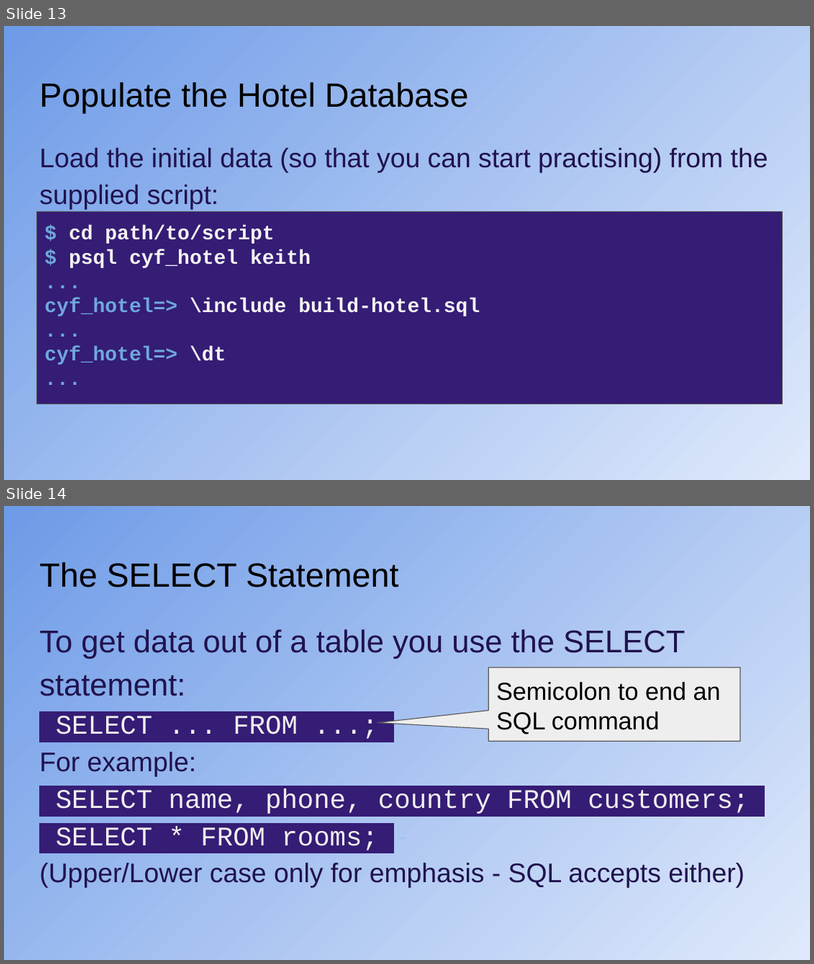
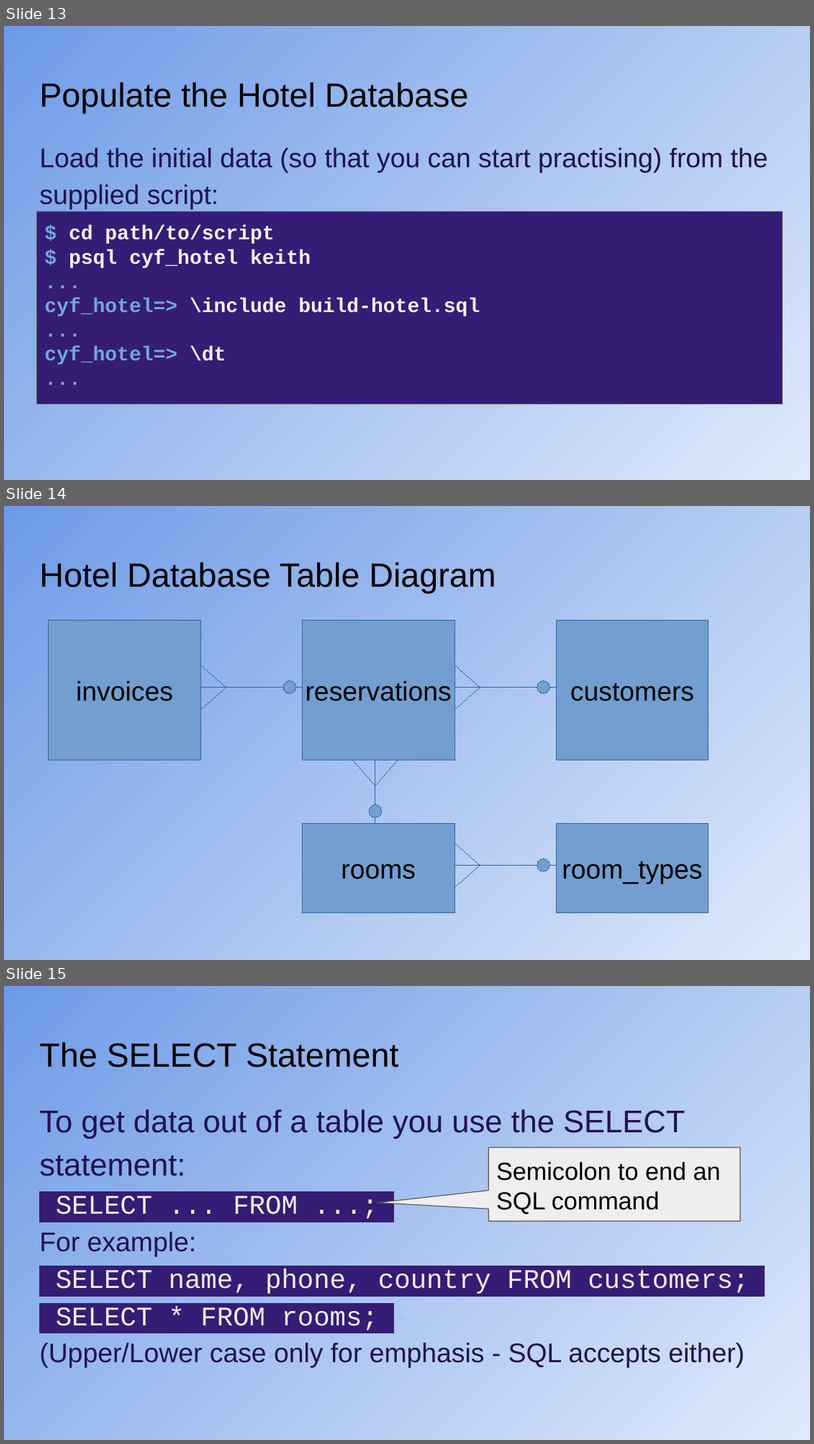
Before and after one commit to CodeYourFuture/syllabus, a slide deck: docs/db/db_b/week-1/CYF_DB_1.odp. Shown one above the other, each under a label of ours: slides 13 and 14 before the commit, slides 13, 14 and 15 after it. The pictures are 814x964 and 814x1444 pixels, drawn with LibreOffice and Linux fonts; fonts in the diff are those of the drawing. Boxes give left, top, right and bottom in pixels: in the first picture for what was removed or moved away, otherwise in the second. Text is boxed around its words. In the diff, an @@ line names an element or a change of style, - is before the commit and + after.

```diff
--- a/docs/db/db_b/week-1/CYF_DB_1.odp
+++ b/docs/db/db_b/week-1/CYF_DB_1.odp
@@ slide 14 added at (x1=4, y1=506, x2=810, y2=960), background gradient #DFE9FB to #6E9BE7 @@
@@ title added at (x1=39, y1=562, x2=496, y2=593), 30 pt, text #000000 @@
+Hotel Database Table Diagram
@@ rectangle added at (x1=49, y1=620, x2=201, y2=760), fill #729FCF, outline #3465A4 0 pt, 24 pt, text #000000 @@
+invoices
@@ rectangle added at (x1=302, y1=620, x2=455, y2=760), fill #729FCF, outline #3465A4 0 pt, 24 pt, text #000000 @@
+reservations
@@ rectangle added at (x1=556, y1=620, x2=709, y2=760), fill #729FCF, outline #3465A4 0 pt, 24 pt, text #000000 @@
+customers
@@ group added at (x1=201, y1=665, x2=302, y2=709): 3 lines, 1 ellipse @@
@@ group added at (x1=455, y1=665, x2=556, y2=709): 3 lines, 1 ellipse @@
@@ line added from (353, 760) to (376, 785), #3465A4 0 pt @@
@@ line added from (376, 760) to (376, 824), #3465A4 0 pt @@
@@ line added from (398, 760) to (376, 785), #3465A4 0 pt @@
@@ ellipse added at (x1=369, y1=804, x2=382, y2=817), fill #729FCF, outline #3465A4 0 pt @@
@@ rectangle added at (x1=302, y1=824, x2=455, y2=912), fill #729FCF, outline #3465A4 0 pt, 24 pt, text #000000 @@
+rooms
@@ rectangle added at (x1=556, y1=824, x2=709, y2=912), fill #729FCF, outline #3465A4 0 pt, 24 pt, text #000000 @@
+room_types
@@ group added at (x1=455, y1=842, x2=556, y2=887): 3 lines, 1 ellipse @@
@@ what was slide 14 is now slide 15 @@
```
Also in this commit, not shown: 2 slides changed, 4 slides removed, 1 other file.
